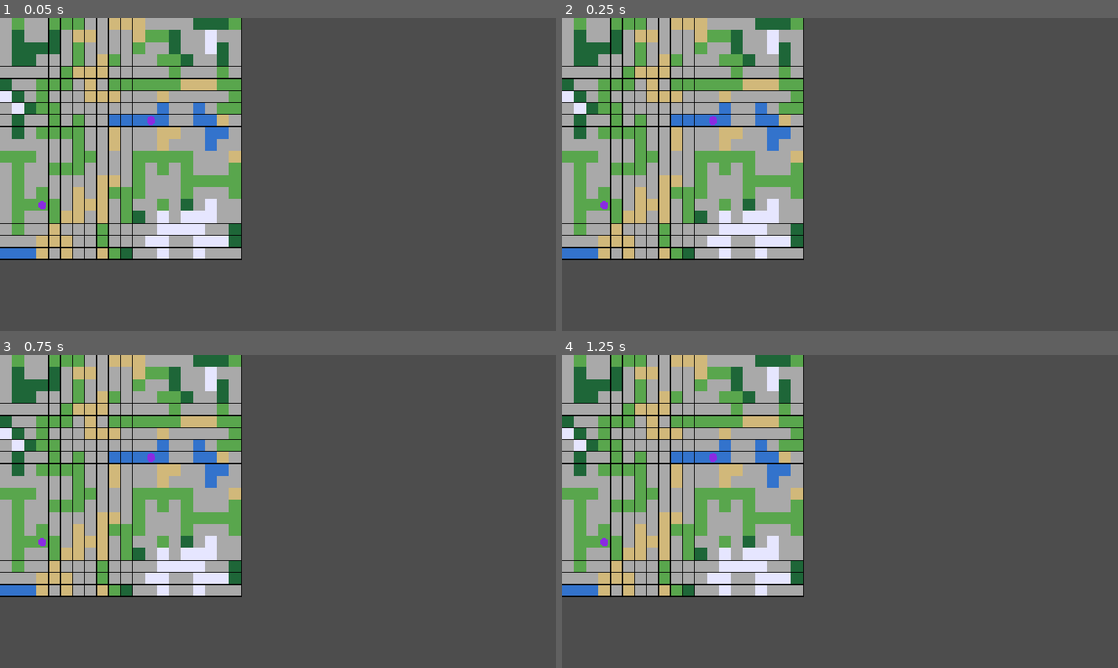
Above: before the commit, frames 1-4 (two rows, left to right).
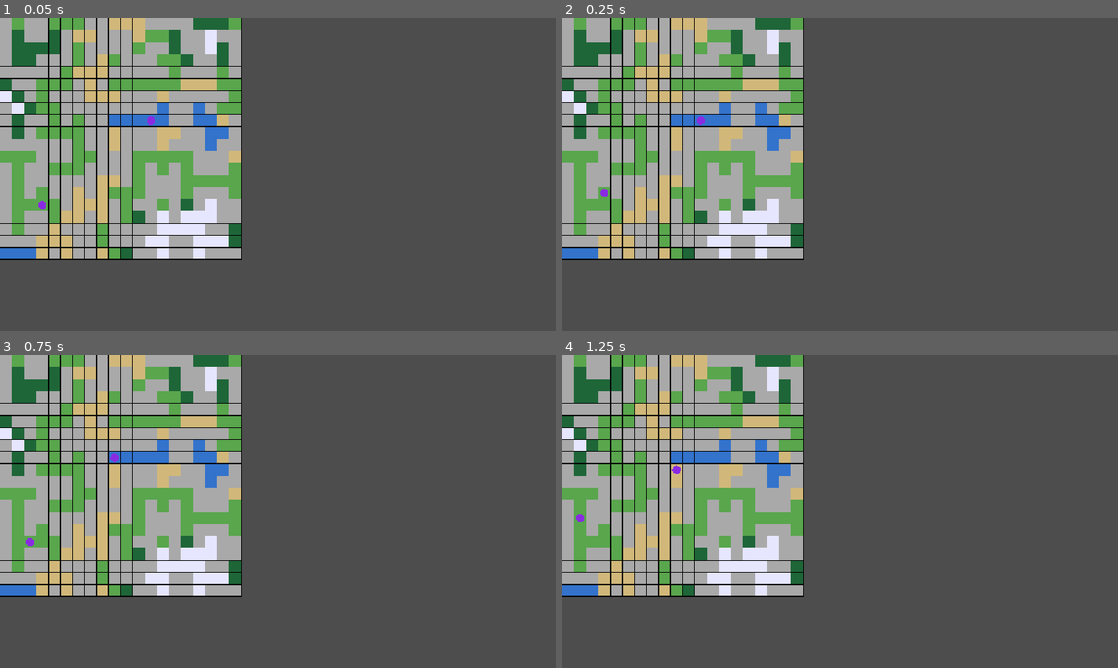
Above: after the commit, the same moments.

Repository: HugoGellida/Projet-SMA-Avanc-
Game: Godot game, scene res://node_2d.tscn
Two runs of this game, one before a commit and one after it. Both use one fixed random seed, a clock stepped at 60 frames per second and the inputs below.
Inputs:
- Up to frame 1 (0.05 s): no input
- Up to frame 2 (0.25 s): no input
- Up to frame 3 (0.75 s): no input
- Up to frame 4 (1.25 s): no input

Frame 1 is identical in both runs. In frame 2, 0.1% of the frame differs, in the area x 6-28%, y 31-62%; in frame 3, 0.1%, in the area x 4-28%, y 31-62%; in frame 4, 0.1%.

Commit message:
implement autonomous agent exploration

Diff:
--- a/scripts/Agent.gd
+++ b/scripts/Agent.gd
@@ -11,15 +11,29 @@
 	BOUNDARY
 }
 
+const DIRECTIONS := [
+	Vector2i.UP,
+	Vector2i.DOWN,
+	Vector2i.LEFT,
+	Vector2i.RIGHT
+]
+
+var exploration_finished = false
+
 var local_position: Vector2i = Vector2i.ZERO
 
 var local_map: Dictionary = {}
 
 var display_radius: float = 3.5
 
+var current_target: Vector2i = Vector2i.ZERO
+
+
 func initialize(tile_size: float) -> void:
 	local_position = Vector2i.ZERO
+	current_target = local_position
 	local_map.clear()
+	exploration_finished = false
 
 	display_radius = tile_size * 0.35
 	z_index = 1
@@ -35,11 +49,68 @@
 
 
 func choose_move_action() -> Vector2i:
-	print("Agent anme:", self.name, ", action: stay here.")
+	current_target = local_position		# feault target
+	var queue: Array[Vector2i] = [local_position]
+	var head: int = 0
+
+	var first_moves: Dictionary = {}
+	first_moves[local_position] = Vector2i.ZERO
+
+	while head < queue.size():
+		var current: Vector2i = queue[head]
+		head += 1
+
+		if _is_frontier_position(current):
+			current_target = current
+			exploration_finished = false
+
+			var action: Vector2i = first_moves[current]
+			return action
+
+		for direction in DIRECTIONS:
+			var next: Vector2i = current + direction
+			if first_moves.has(next):
+				continue
+
+			if get_cell_state(next) != CellState.FREE:
+				continue
+
+			if current == local_position:
+				first_moves[next] = direction
+			else:
+				first_moves[next] = first_moves[current]
+
+			queue.append(next)
+
+	if not exploration_finished:
+		print(name, ": exploration finished.")
+
+	exploration_finished = true
 	return Vector2i.ZERO
 
 
+# manager execute action
+func confirm_move(action: Vector2i) -> void:
+	if action == Vector2i.ZERO:
+		return
+
+	local_position += action
+	exploration_finished = false
+
+# voir les case dans range de vision
 func perceive(observation :Dictionary) -> void:
 	for offset: Vector2i in observation:
 		var local_coord := local_position + offset
 		local_map[local_coord] = observation[offset]
+
+
+# voir si un case est un frontier case
+func _is_frontier_position(coord: Vector2i) -> bool:
+	if get_cell_state(coord) != CellState.FREE:
+		return false
+
+	for direction in  DIRECTIONS:
+		if get_cell_state(coord + direction) == CellState.UNKNOWN:
+			return true
+
+	return false
--- a/scripts/SimulationManager.gd
+++ b/scripts/SimulationManager.gd
@@ -94,6 +94,34 @@
 
 func step_simulation() -> void:
 	simulation_step += 1
+	var all_finished: bool = true
+
 	print("Simulation step: ", simulation_step)
+
 	for agent: Agent in agent_with_world_positions:
-		var move: Vector2i = agent.choose_move_action()
+		var action: Vector2i = agent.choose_move_action()
+
+		if action != Vector2i.ZERO:
+			var current_agent_location: Vector2i = (agent_with_world_positions[agent])
+
+			var target: Vector2i = current_agent_location + action
+
+			if absi(action.x) + absi(action.y) != 1:
+				push_warning("%s illegal move action：:%s" % [agent.name, action])
+			elif not world.is_inside_map(target):
+				push_warning("%s illegal move action：%s" % [agent.name, target])
+			elif world.get_tile(target).obstacle:
+				push_warning("%s illegal move action：%s" % [agent.name, target])
+			else:
+				agent_with_world_positions[agent] = target
+				agent.confirm_move(action)
+				_update_agent_display(agent)
+
+		_update_agent_perception(agent)
+
+		if not agent.exploration_finished:
+			all_finished = false
+
+	if all_finished:
+		$StepTimer.stop()
+		print("Exploration finished! ")
